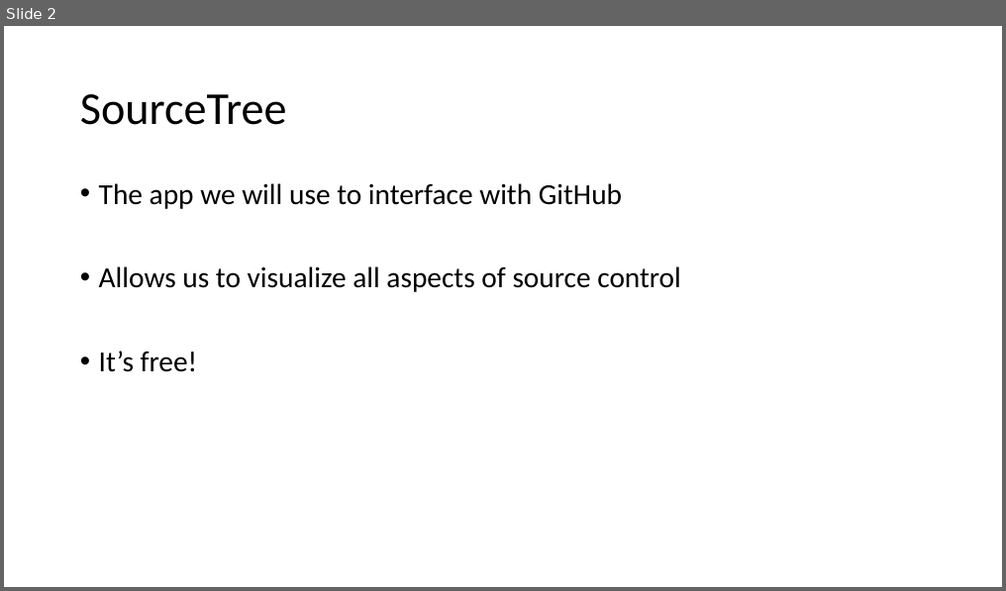
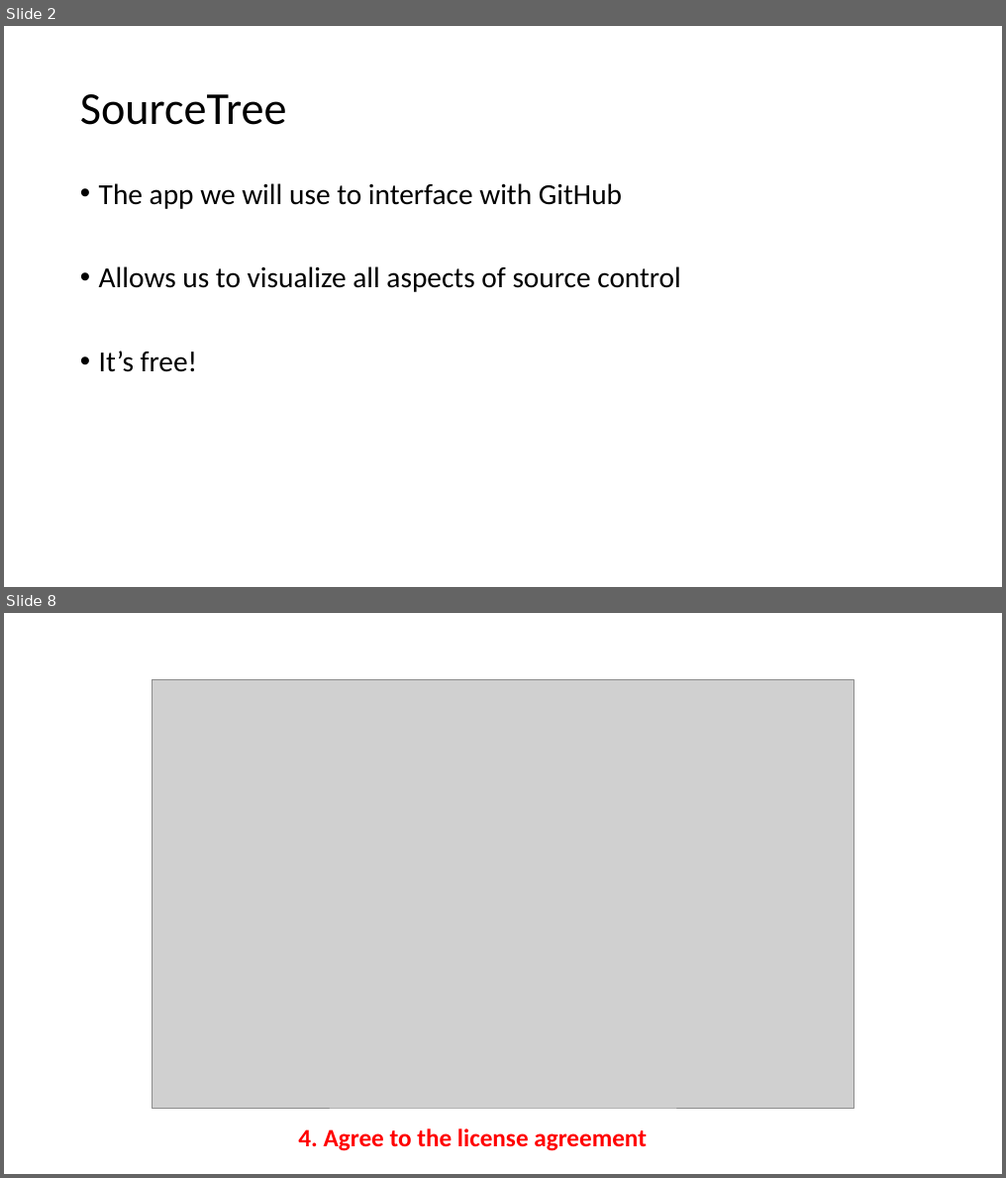
Before and after one commit to gbrunner/programming-for-gis-and-rs, a slide deck: SourceTree Install Instructions.pptx. Shown one above the other, each under a label of ours: slide 2 before the commit, slides 2 and 8 after it; the slides between them are not shown. The pictures are 1006x591 and 1006x1178 pixels, drawn with LibreOffice and Linux fonts; fonts in the diff are those of the drawing; grey boxes stand for pictures. Boxes give left, top, right and bottom in pixels: in the first picture for what was removed or moved away, otherwise in the second. Text is boxed around its words. In the diff, an @@ line names an element or a change of style, - is before the commit and + after.

```diff
--- a/SourceTree Install Instructions.pptx
+++ b/SourceTree Install Instructions.pptx
@@ slide 8 added at (4, 613, 1002, 1174), background #FFFFFF @@
@@ picture added at (152, 679, 854, 1109) @@
@@ text added at (298, 1129, 647, 1152), 24 pt, text #FF0000, bold @@
+4. Agree to the license agreement
```
Also in this commit, not shown: 1 slide changed, 13 other slides added, 15 slides removed.
